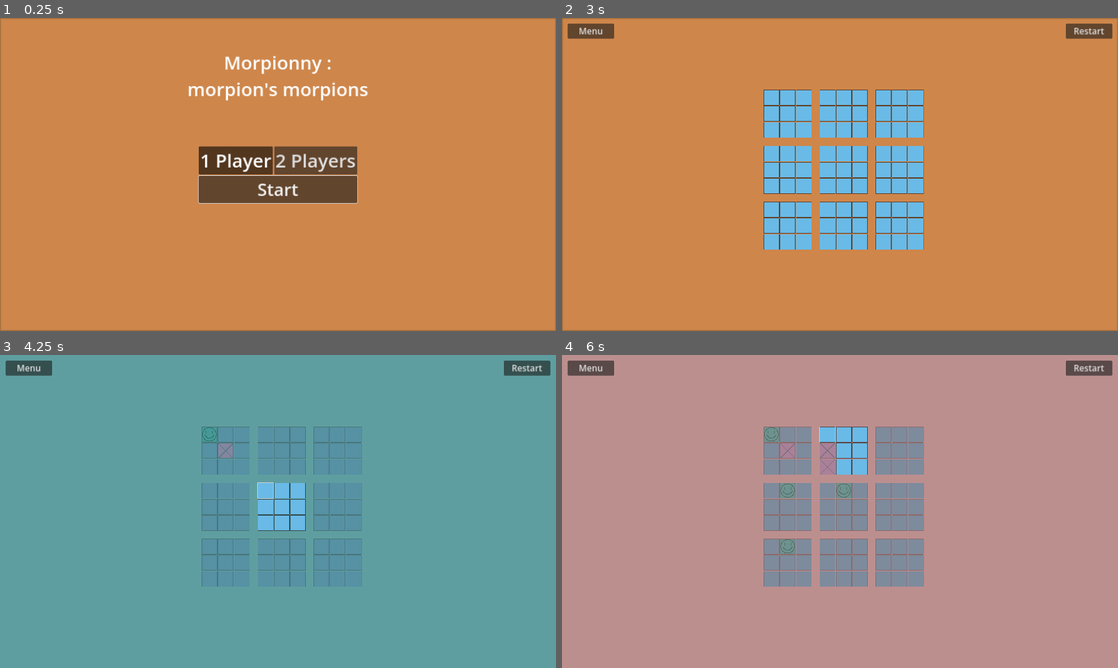
Above: before the commit, frames 1-4 (two rows, left to right).
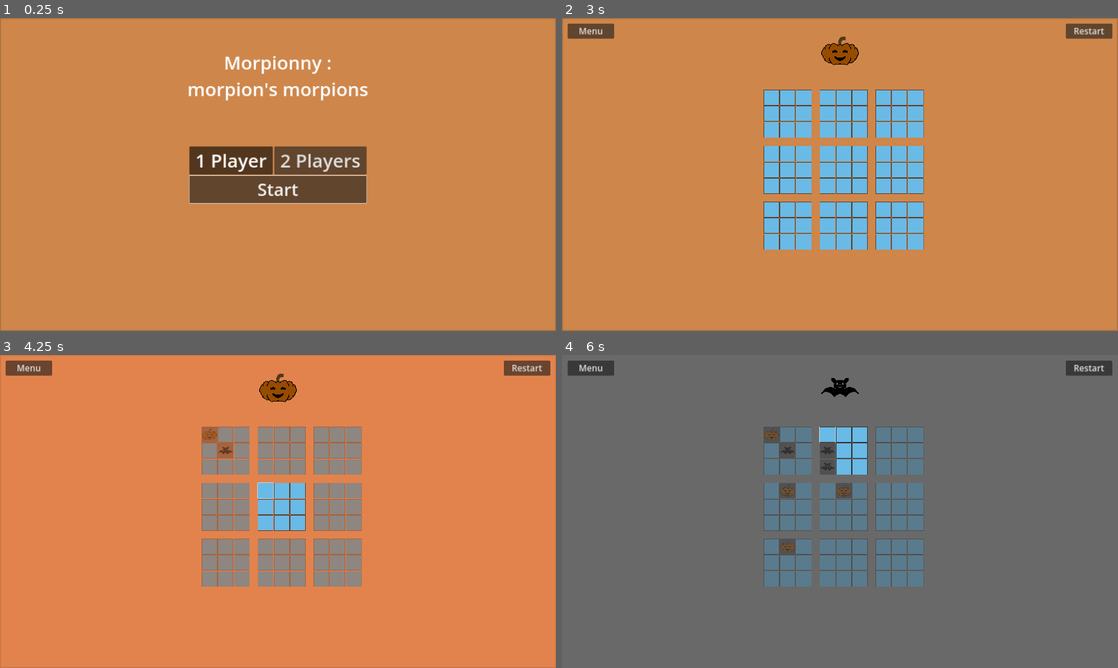
Above: after the commit, the same moments.

Repository: Flocondeglace/Morpiony
Game: Godot game, scene res://Scene/main.tscn
Two runs of this game, one before a commit and one after it. Both use one fixed random seed, a clock stepped at 60 frames per second and the inputs below.
Inputs (mouse positions are in pixels of both pictures, inside the frame that each line leads up to):
- Up to frame 1 (0.25 s): no input
- Up to frame 2 (3 s): click "2 Players" at 0.5 s; click "1 Player" at 1.25 s; click "1 Player" at 2 s; click "Start" at 2.75 s
- Up to frame 3 (4.25 s): click (211, 433) at 3.52 s
- Up to frame 4 (6 s): click (845, 489) at 4.27 s; click (789, 545) at 5.02 s; click (789, 489) at 5.77 s

The runs differ from the first frame. In frame 1, 1.3% of the frame differs, in the area x 34-66%, y 40-60%; in frame 2, 0.4%; in frame 3, 99%; in frame 4, 99%, in the area x 0-100%, y 0-100%.

Commit message:
rep bug + theme halloween

Diff:
--- a/Scene/Computer.gd
+++ b/Scene/Computer.gd
@@ -79,6 +79,7 @@
 func play_def():
 	var liste_choix_def = []
 	for mini in morpions_disponibles:
+		#push_warning(str(mini.num))
 		liste_choix_def += play_def_mini(mini.minimorp)
 	return liste_choix_def
 
--- a/Scene/hud.tscn
+++ b/Scene/hud.tscn
@@ -57,7 +57,7 @@
 toggle_mode = true
 button_pressed = true
 button_group = ExtResource("2_haoto")
-text = "1 Player"
+text = " 1 Player "
 icon_alignment = 1
 
 [node name="Player2" type="Button" parent="Control/HUDcanva/StartMenuButton/GridContainer"]
@@ -66,13 +66,19 @@
 size_flags_vertical = 3
 toggle_mode = true
 button_group = ExtResource("2_haoto")
-text = "2 Players"
+text = " 2 Players "
 
 [node name="StartButton" type="Button" parent="Control/HUDcanva/StartMenuButton"]
 layout_mode = 2
 theme_override_fonts/font = SubResource("FontVariation_kxhex")
 theme_override_font_sizes/font_size = 60
 text = "Start"
+
+[node name="Menu" type="Button" parent="Control/HUDcanva/StartMenuButton"]
+layout_mode = 2
+size_flags_vertical = 4
+theme_override_font_sizes/font_size = 30
+text = "Menu"
 
 [node name="TitleLabel" type="Label" parent="Control/HUDcanva"]
 anchors_preset = 5
@@ -122,22 +128,6 @@
 horizontal_alignment = 1
 vertical_alignment = 1
 
-[node name="Menu" type="Button" parent="Control/HUDcanva/WinLayer"]
-anchors_preset = 7
-anchor_left = 0.5
-anchor_top = 1.0
-anchor_right = 0.5
-anchor_bottom = 1.0
-offset_left = -225.0
-offset_top = -230.0
-offset_right = 225.0
-offset_bottom = -180.0
-grow_horizontal = 2
-grow_vertical = 0
-size_flags_vertical = 4
-theme_override_font_sizes/font_size = 30
-text = "Menu"
-
 [node name="OptionsUI" parent="Control/HUDcanva" instance=ExtResource("3_60fqp")]
 
 [node name="Pause" type="Panel" parent="Control/HUDcanva"]
@@ -206,12 +196,41 @@
 grow_horizontal = 2
 text = "Pause Menu"
 
+[node name="CurrentPlayer" type="TextureRect" parent="Control/HUDcanva"]
+anchors_preset = 5
+anchor_left = 0.5
+anchor_right = 0.5
+offset_left = -50.0
+offset_top = 50.0
+offset_right = 50.0
+offset_bottom = 150.0
+grow_horizontal = 2
+
+[node name="ResultatMorpion" type="GridContainer" parent="Control/HUDcanva"]
+anchors_preset = 6
+anchor_left = 1.0
+anchor_top = 0.5
+anchor_right = 1.0
+anchor_bottom = 0.5
+offset_left = -520.0
+offset_top = -141.0
+offset_right = 880.0
+offset_bottom = 1259.0
+grow_horizontal = 0
+grow_vertical = 2
+scale = Vector2(0.2, 0.2)
+size_flags_horizontal = 3
+size_flags_vertical = 3
+theme_override_constants/h_separation = 50
+theme_override_constants/v_separation = 50
+columns = 3
+
 [connection signal="return_menu" from="Control/HUDcanva" to="." method="_on_hud_canva_return_menu"]
 [connection signal="start_game" from="Control/HUDcanva" to="." method="_on_hud_canva_start_game"]
 [connection signal="pressed" from="Control/HUDcanva/StartMenuButton/StartButton" to="Control/HUDcanva" method="_on_start_button_pressed"]
+[connection signal="pressed" from="Control/HUDcanva/StartMenuButton/Menu" to="Control/HUDcanva" method="_on_menu_pressed"]
 [connection signal="pressed" from="Control/HUDcanva/Menu" to="Control/HUDcanva" method="_on_menu_pressed"]
 [connection signal="pressed" from="Control/HUDcanva/Restart" to="Control/HUDcanva" method="_on_restart_pressed"]
-[connection signal="pressed" from="Control/HUDcanva/WinLayer/Menu" to="." method="_on_menu_pressed"]
 [connection signal="pressed" from="Control/HUDcanva/Pause/Menu2" to="Control/HUDcanva" method="_on_menu_pressed"]
 [connection signal="pressed" from="Control/HUDcanva/Pause/Continue" to="Control/HUDcanva" method="_on_continue_pressed"]
 [connection signal="pressed" from="Control/HUDcanva/Pause/Restart2" to="Control/HUDcanva" method="_on_restart_pressed"]
--- a/Scene/main.gd
+++ b/Scene/main.gd
@@ -5,13 +5,27 @@
 var player_turn = 1
 var morp = []
 var morpdispo = []
-var couleur = [Color(Color.CADET_BLUE,1),Color(Color.ROSY_BROWN,1)]
+
+## Couleur fond
+
+# Couleur normal
+# var couleur = [Color(Color.CADET_BLUE,1),Color(Color.ROSY_BROWN,1)]
+
+# Couleur halloween
+var couleur = [Color(Color.CORAL,0.4),Color(Color.DIM_GRAY,1)]
+
 var hud
+var current_player_rect
+var resultat_morpion
 # position du morpion dans lequel le joueur doit jouer
 var pos
+var case
 
 func _ready():
 	hud = $HUD/Control/HUDcanva
+	current_player_rect = $HUD/Control/HUDcanva/CurrentPlayer
+	resultat_morpion = $HUD/Control/HUDcanva/ResultatMorpion
+
 
 func _process(delta):
 	if Input.is_action_pressed("escape"):
@@ -43,16 +57,23 @@
 			morp[3*i + j].minimorpion_played.connect(_on_mini_morpion_minimorpion_played)
 			compteur +=1
 	morp[0].minimorp[0].grab_focus()
+	case = morp[0].minimorp[0].case
+	current_player_rect.set_texture(case[player_turn])
 	let_all_choices()
 
 func game_finished(num_winner):
+	hud.state = "gameover"
+	#hud.game_over()
 	var timerFin = Timer.new()
 	add_child(timerFin)
 	timerFin.start(3)
 	await timerFin.timeout
 	timerFin.queue_free()
+	#resultat_morpion.add_child($BigMorpion)
 	for ch in $BigMorpion.get_children() :
 		$BigMorpion.remove_child(ch)
+		resultat_morpion.add_child(ch)
+	resultat_morpion.show()
 	hud.end_of_game(num_winner)
 
 
@@ -60,6 +81,8 @@
 	for m in morp:
 		if m.win == 3:
 			m.start_turn(player_turn)
+			push_warning(str(m.num) + " : pos all choices")
+			morpdispo.append(m)
 
 func let_none_choices():
 	for m in morp:
@@ -67,10 +90,12 @@
 
 func change_player():
 	player_turn = 1 + player_turn%2
+	current_player_rect.set_texture(case[player_turn])
 
 func computer_play():
 	var liste = []
 	for mini in morpdispo:
+		#push_warning(str(mini.num))
 		liste.append(mini.cdispo)
 	var choice = $Computer.play(player_turn,morp, liste,morpdispo)
 
@@ -88,7 +113,7 @@
 	var morp_played = morp[played]
 	morpdispo = []
 	morp_played.check_winner()
-	push_warning(played)
+	#push_warning(played)
 	if (morp_played.win != 3):
 		push_warning('wiiiin')
 	change_player()
@@ -97,16 +122,19 @@
 	let_none_choices()
 	if (morp[pos].win!=3) :
 		let_all_choices()
-		morpdispo = morp
 	else :
 		morpdispo.append(morp[pos])
 		morp[pos].start_turn(player_turn)
-	if (check_egalite_big()):
-		game_finished(0)
-	elif (check_winner_big(1)):
+
+	if (check_winner_big(1)):
+		push_warning("player 1 win")
 		game_finished(1)
 	elif (check_winner_big(2)):
+		push_warning("player 2 win")
 		game_finished(2)
+	elif (check_egalite_big()):
+		push_warning("egaliteeeeeeeeeeeeeeeeee")
+		game_finished(0)
 	else:
 		computer_thinking()
 		#computer_play()
--- a/Scene/mini_morpion.gd
+++ b/Scene/mini_morpion.gd
@@ -59,7 +59,7 @@
 		remove_child(ch)
 
 	var big_case = TextureRect.new()
-	push_warning(win)
+	#push_warning(win)
 	big_case.set_texture(icon_winner)
 	columns = 1
 	add_child(big_case)
--- a/Script/Case.gd
+++ b/Script/Case.gd
@@ -3,8 +3,8 @@
 signal has_play
 
 var case_empty = preload("res://Image/case_empty.png")
-var case_p1 = preload("res://Image/case_circle.png")
-var case_p2 = preload("res://Image/case_cross.png")
+var case_p1 = preload("res://Image/citrouille.png")
+var case_p2 = preload("res://Image/chauve_souris.png")
 
 var case = [case_empty,case_p1,case_p2]
 
@@ -18,12 +18,15 @@
 	set_button_icon(case[0])
 
 func set_piece(numPlayer):
-	set_button_icon(case[numPlayer])
-	win = numPlayer
-	has_play.emit(pos)
-	set_disabled(true)
+	if (!is_disabled()) :
+		set_button_icon(case[numPlayer])
+		win = numPlayer
+		has_play.emit(pos)
+		set_disabled(true)
 
-	push_warning("pos :" + str(pos))
+		#push_warning("pos :" + str(pos))
+	else :
+		push_warning("questufou" + str(pos))
 
 func _on_pressed():
 	#set_piece(get_parent().get_parent().get_parent().get_parent().player_turn)
--- a/Script/HUD.gd
+++ b/Script/HUD.gd
@@ -7,6 +7,7 @@
 var player1
 var player2
 var start_button
+var menu_button_win
 ## state : "menu" "game" "pause" "gameover"
 var state
 var big
@@ -18,11 +19,16 @@
 	player1 = get_node("StartMenuButton/GridContainer/Player1")
 	player2 = get_node("StartMenuButton/GridContainer/Player2")
 	start_button = get_node("StartMenuButton/StartButton")
+	menu_button_win = get_node("StartMenuButton/Menu")
+
 	$WinLayer.hide()
 	$Restart.hide()
 	$Menu.hide()
 	$OptionsUI.hide()
 	$Pause.hide()
+	$CurrentPlayer.hide()
+	$ResultatMorpion.hide()
+	menu_button_win.hide()
 	act_menu_start()
 	state = "menu"
 	#player1.set_shortcut(Input.is_action_pressed("1Joueur"))
@@ -35,33 +41,42 @@
 
 	if Input.is_action_just_pressed("pause") && state == "game":
 		selected = big.get_viewport().gui_get_focus_owner()
+		$CurrentPlayer.hide()
 		pause_menu_show()
 	else :
 		if Input.is_action_just_pressed("pause") && state == "pause":
 			pause_menu_hide()
+			$CurrentPlayer.show()
 			selected.grab_focus()
 
 
 func desact_button_game():
 	$Menu.hide()
 	$Restart.hide()
+	$CurrentPlayer.hide()
 
 func desact_menu_start():
 	$StartMenuButton.hide()
 	$TitleLabel.hide()
 	$WinLayer.hide()
+	menu_button_win.hide()
 
 func act_menu_start():
+	$CurrentPlayer.hide()
+	$ResultatMorpion.hide()
 	start_button.text = 'Start'
 	$StartMenuButton.show()
 	start_button.grab_focus()
 	$TitleLabel.show()
 
 func _on_start_button_pressed():
+	init_gridContainer($ResultatMorpion)
+	$ResultatMorpion.hide()
 	state = "game"
 	desact_menu_start()
 	$Restart.show()
 	$Menu.show()
+	$CurrentPlayer.show()
 	if (player1.button_pressed):
 		nbPlayer = 1
 		start_game.emit(1)
@@ -69,31 +84,47 @@
 		nbPlayer = 2
 		start_game.emit(2)
 
+#func game_over():
+#	 state = "gameover"
+
 func end_of_game(num_player):
 	state = "gameover"
 	desact_button_game()
 	start_button.text = "Restart"
 	$StartMenuButton.show()
 	start_button.grab_focus()
-	if (num_player != 3):
+	if (num_player != 0):
 		$WinLayer/WinnerLabel.text = "Player " + str(num_player%2 + 1) + " loose :)"
 	else :
 		$WinLayer/WinnerLabel.text = "equalityyyyyyyyyyyyyyy you are all noob"
 	$WinLayer.show()
+	menu_button_win.show()
+	$ResultatMorpion.show()
 
+#vide de ses enfants un grid container
+func init_gridContainer(grid):
+	for ch in grid.get_children():
+		grid.remove_child(ch)
 
 func _on_restart_pressed():
+	init_gridContainer($ResultatMorpion)
+	$ResultatMorpion.hide()
+	$CurrentPlayer.show()
 	$WinLayer.hide()
 	desact_menu_start()
 	pause_menu_hide()
 	start_game.emit(nbPlayer)
 
 func _on_menu_pressed():
+	init_gridContainer($ResultatMorpion)
+	$ResultatMorpion.hide()
 	state = "menu"
 	return_menu.emit()
 	$WinLayer.hide()
 	$Restart.hide()
 	$Menu.hide()
+	$Pause.hide()
+	menu_button_win.hide()
 	act_menu_start()
 
 func pause_menu_show():
@@ -106,4 +137,6 @@
 	$Pause.hide()
 
 func _on_continue_pressed():
+	$CurrentPlayer.show()
+	selected.grab_focus()
 	pause_menu_hide()
--- a/project.godot
+++ b/project.godot
@@ -23,6 +23,38 @@
 
 [input]
 
+ui_left={
+"deadzone": 0.5,
+"events": [Object(InputEventKey,"resource_local_to_scene":false,"resource_name":"","device":0,"window_id":0,"alt_pressed":false,"shift_pressed":false,"ctrl_pressed":false,"meta_pressed":false,"pressed":false,"keycode":4194319,"physical_keycode":0,"key_label":0,"unicode":0,"echo":false,"script":null)
+, Object(InputEventJoypadButton,"resource_local_to_scene":false,"resource_name":"","device":0,"button_index":13,"pressure":0.0,"pressed":false,"script":null)
+, Object(InputEventJoypadMotion,"resource_local_to_scene":false,"resource_name":"","device":0,"axis":0,"axis_value":-1.0,"script":null)
+, Object(InputEventKey,"resource_local_to_scene":false,"resource_name":"","device":-1,"window_id":0,"alt_pressed":false,"shift_pressed":false,"ctrl_pressed":false,"meta_pressed":false,"pressed":false,"keycode":0,"physical_keycode":65,"key_label":0,"unicode":113,"echo":false,"script":null)
+]
+}
+ui_right={
+"deadzone": 0.5,
+"events": [Object(InputEventKey,"resource_local_to_scene":false,"resource_name":"","device":0,"window_id":0,"alt_pressed":false,"shift_pressed":false,"ctrl_pressed":false,"meta_pressed":false,"pressed":false,"keycode":4194321,"physical_keycode":0,"key_label":0,"unicode":0,"echo":false,"script":null)
+, Object(InputEventJoypadButton,"resource_local_to_scene":false,"resource_name":"","device":0,"button_index":14,"pressure":0.0,"pressed":false,"script":null)
+, Object(InputEventJoypadMotion,"resource_local_to_scene":false,"resource_name":"","device":0,"axis":0,"axis_value":1.0,"script":null)
+, Object(InputEventKey,"resource_local_to_scene":false,"resource_name":"","device":-1,"window_id":0,"alt_pressed":false,"shift_pressed":false,"ctrl_pressed":false,"meta_pressed":false,"pressed":false,"keycode":0,"physical_keycode":68,"key_label":0,"unicode":100,"echo":false,"script":null)
+]
+}
+ui_up={
+"deadzone": 0.5,
+"events": [Object(InputEventKey,"resource_local_to_scene":false,"resource_name":"","device":0,"window_id":0,"alt_pressed":false,"shift_pressed":false,"ctrl_pressed":false,"meta_pressed":false,"pressed":false,"keycode":4194320,"physical_keycode":0,"key_label":0,"unicode":0,"echo":false,"script":null)
+, Object(InputEventJoypadButton,"resource_local_to_scene":false,"resource_name":"","device":0,"button_index":11,"pressure":0.0,"pressed":false,"script":null)
+, Object(InputEventJoypadMotion,"resource_local_to_scene":false,"resource_name":"","device":0,"axis":1,"axis_value":-1.0,"script":null)
+, Object(InputEventKey,"resource_local_to_scene":false,"resource_name":"","device":-1,"window_id":0,"alt_pressed":false,"shift_pressed":false,"ctrl_pressed":false,"meta_pressed":false,"pressed":false,"keycode":0,"physical_keycode":87,"key_label":0,"unicode":122,"echo":false,"script":null)
+]
+}
+ui_down={
+"deadzone": 0.5,
+"events": [Object(InputEventKey,"resource_local_to_scene":false,"resource_name":"","device":0,"window_id":0,"alt_pressed":false,"shift_pressed":false,"ctrl_pressed":false,"meta_pressed":false,"pressed":false,"keycode":4194322,"physical_keycode":0,"key_label":0,"unicode":0,"echo":false,"script":null)
+, Object(InputEventJoypadButton,"resource_local_to_scene":false,"resource_name":"","device":0,"button_index":12,"pressure":0.0,"pressed":false,"script":null)
+, Object(InputEventJoypadMotion,"resource_local_to_scene":false,"resource_name":"","device":0,"axis":1,"axis_value":1.0,"script":null)
+, Object(InputEventKey,"resource_local_to_scene":false,"resource_name":"","device":-1,"window_id":0,"alt_pressed":false,"shift_pressed":false,"ctrl_pressed":false,"meta_pressed":false,"pressed":false,"keycode":0,"physical_keycode":83,"key_label":0,"unicode":115,"echo":false,"script":null)
+]
+}
 escape={
 "deadzone": 0.5,
 "events": [Object(InputEventKey,"resource_local_to_scene":false,"resource_name":"","device":-1,"window_id":0,"alt_press …(182 unchanged characters)…
Binary file added: Image/chauve_souris.png
Not shown, added: Image/chauve_souris.png.import
Binary file added: Image/citrouille.png
Not shown, added: Image/citrouille.png.import
Not shown, changed: Builds/Morpiony.pck
Not shown, changed: Builds/Windows/Morpiony.pck
